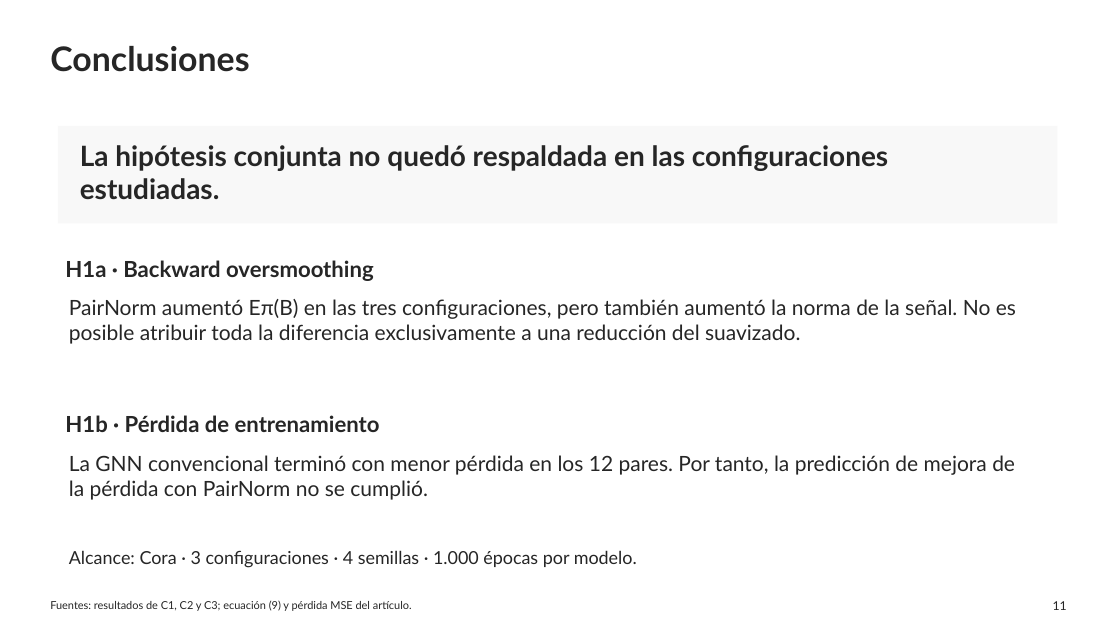
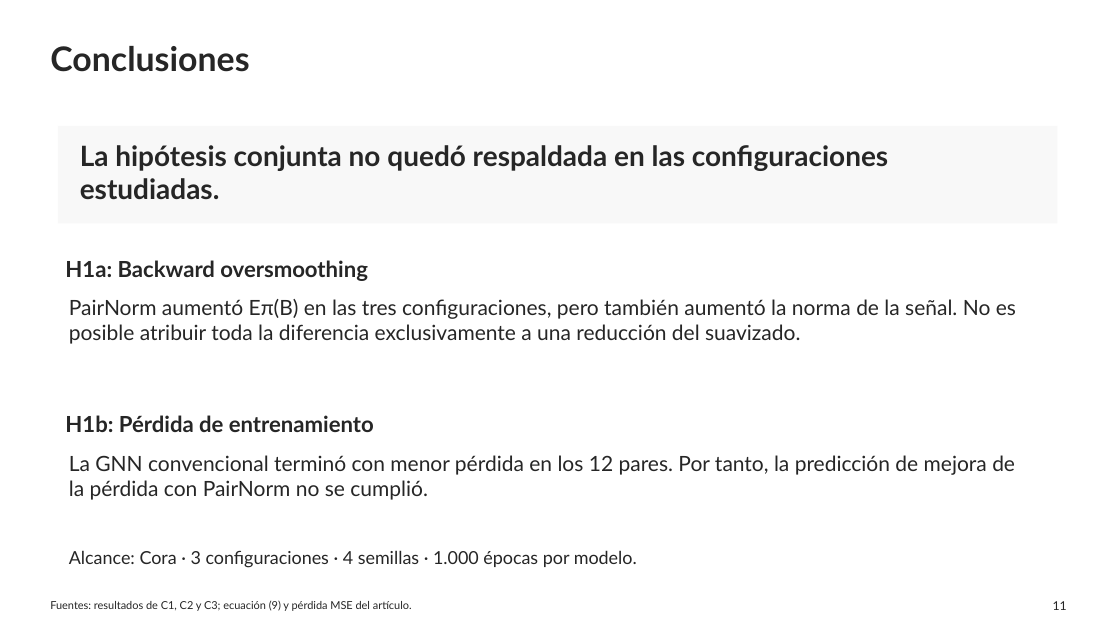
Before and after one commit to WeimarArenas/Proyecto-Grafos, a slide deck: slide 11 of Presentacion_Backward_Oversmoothing.pptx. Drawn at 1120x630 pixels with LibreOffice and Linux fonts; fonts in the diff are those of the drawing. Boxes give left, top, right and bottom in pixels: in the first picture for what was removed or moved away, otherwise in the second. Text is boxed around its words. In the diff, an @@ line names an element or a change of style, - is before the commit and + after.

```diff
--- a/Presentacion_Backward_Oversmoothing.pptx
+++ b/Presentacion_Backward_Oversmoothing.pptx
@@ text at (x1=65, y1=260, x2=368, y2=281): text changed @@
-H1a · Backward oversmoothing
+H1a: Backward oversmoothing
@@ text at (x1=65, y1=415, x2=374, y2=432): text changed @@
-H1b · Pérdida de entrenamiento
+H1b: Pérdida de entrenamiento
```
Also in this commit, not shown: 8 other slides changed.
